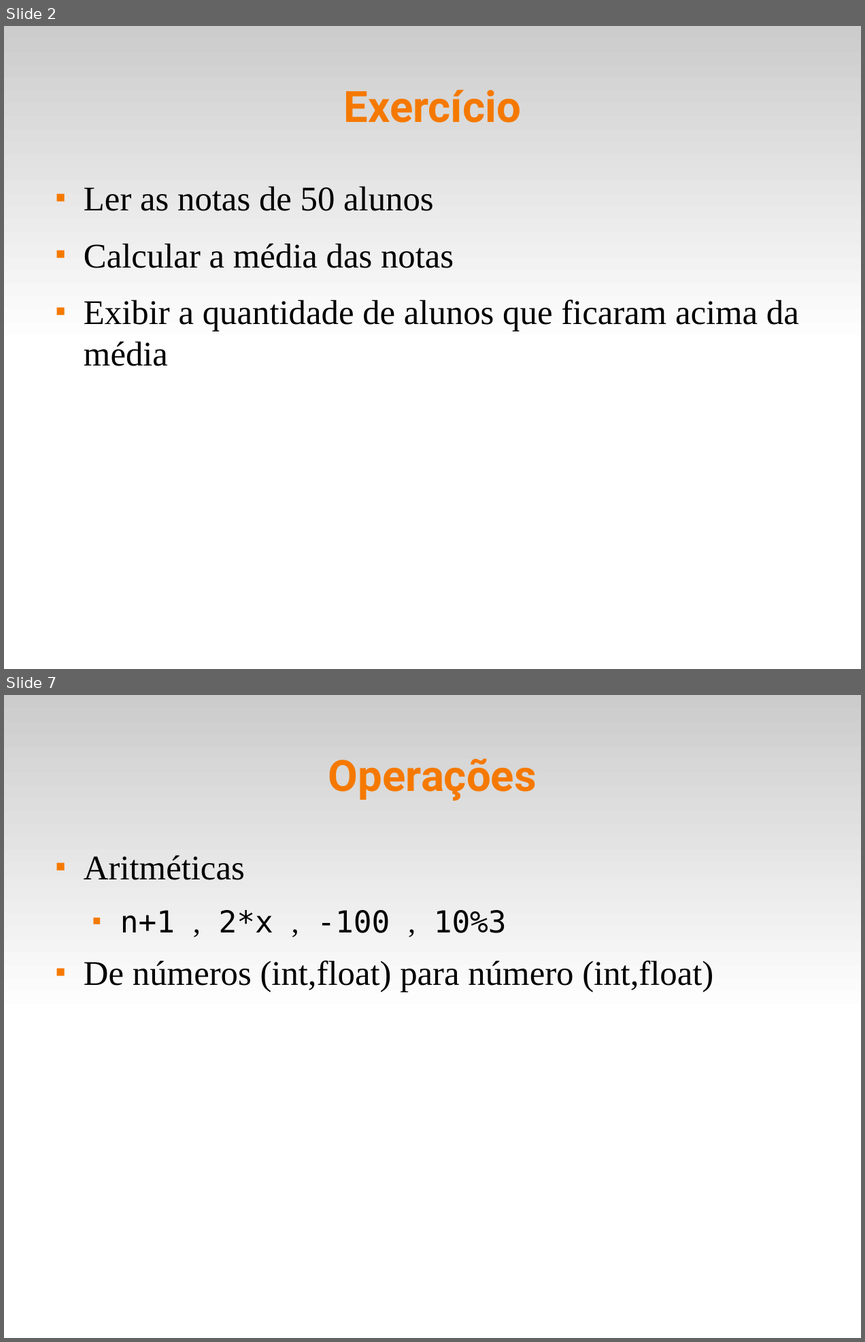
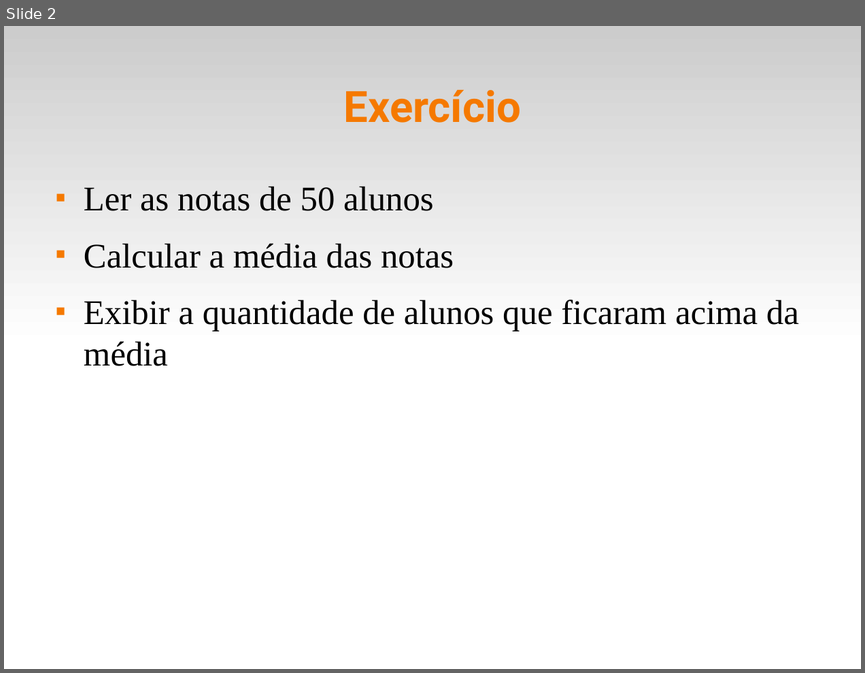
Before and after one commit to fsantanna-uerj/IPD, a slide deck: slides/ipd-05-listas.odp. Shown one above the other, each under a label of ours: slides 2 and 7 before the commit, slide 2 after it; the slides between them are not shown. The pictures are 865x1342 and 865x673 pixels, drawn with LibreOffice and Linux fonts; fonts in the diff are those of the drawing. Boxes give left, top, right and bottom in pixels: in the first picture for what was removed or moved away, otherwise in the second. Text is boxed around its words. In the diff, an @@ line names an element or a change of style, - is before the commit and + after.

```diff
--- a/slides/ipd-05-listas.odp
+++ b/slides/ipd-05-listas.odp
@@ slide 7 removed at (4, 695, 861, 1338), background #FFFFFF; not listed: 1 template element that a slide beside it also shows @@
@@ title removed at (328, 758, 536, 801) @@
-Operações
@@ text removed at (84, 855, 713, 992) @@
-■ Aritméticas
-  ■ n+1 , 2*x , -100 , 10%3
-■ De números (int,float) para número (int,float)
```
Also in this commit, not shown: 4 slides changed, 4 slides added, 4 other slides removed, 12 other files.
